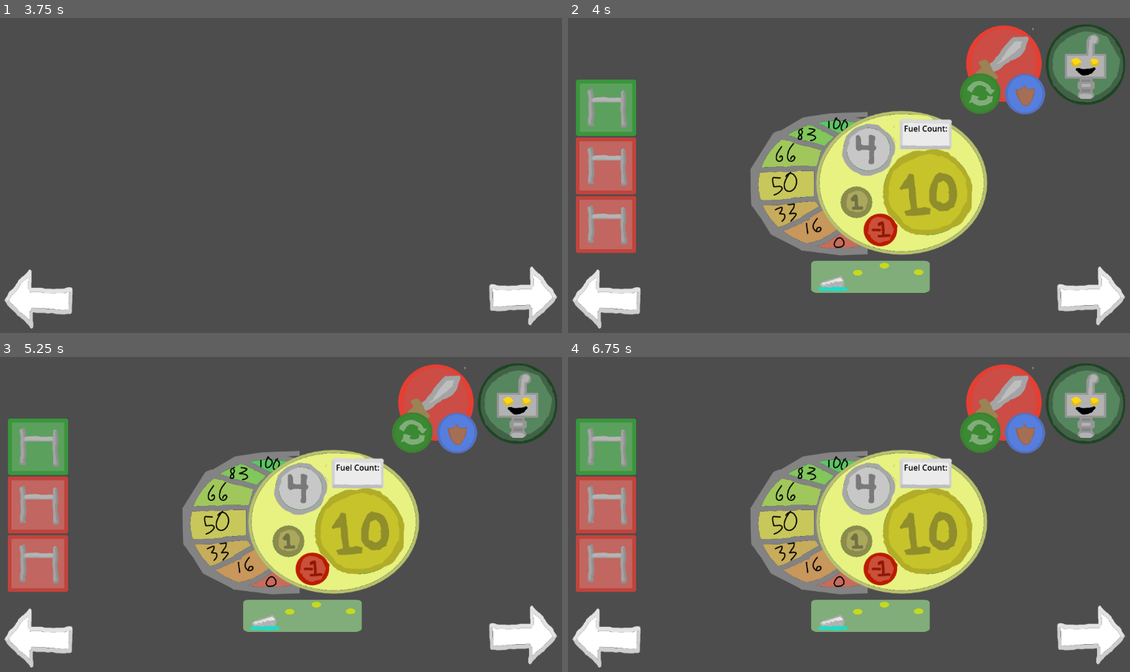
Above: before the commit, frames 1-4 (two rows, left to right).
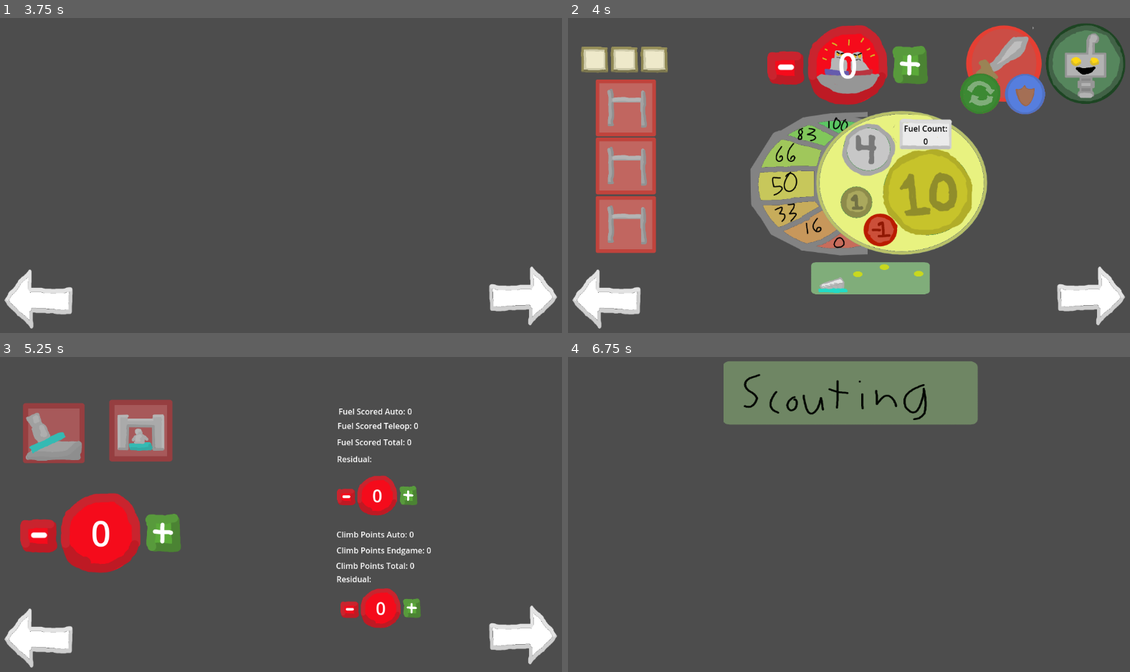
Above: after the commit, the same moments.

Repository: frc6357/ScoutingPass2026
Game: Godot game, scene res://Scenes/main.tscn
Same seed, same stepped clock (60 frames per second), same inputs: the game is played once before the commit and once after it.
Inputs:
- Up to frame 1 (3.75 s): tap Enter at 0.5, 2, 3.5 s; tap Space (disabled) at 0.6, 1.25, 2.3, 2.75 s; tap 3 (endgame) at 0.8, 1.35, 3.05 s; tap 2 (teleop) at 1.55, 2.1 s; tap 1 (auto) at 2.85 s; tap D (defense_n) at 3.6 s
- Up to frame 2 (4 s): tap 2 (teleop) at 3.8 s
- Up to frame 3 (5.25 s): tap Space (disabled) at 4.25, 4.35 s; tap 3 (endgame) at 5.1 s
- Up to frame 4 (6.75 s): tap 5 (final) at 5.85 s; tap 2 (teleop) at 6.05 s; tap M (main) at 6.6 s

Frame 1 is identical in both runs. In frame 2, 12% of the frame differs, in the area x 1-99%, y 1-88%; in frame 3, 38%; in frame 4, 41%, in the area x 0-100%, y 1-99%.
Error before the commit: Invalid access to property or key 'fuel_t' on a base object of type 'Node2D'. (res://Scripts/match_scouting_2.gd:17)

Commit message:
Update match_scouting2.tscn
eee

Diff:
--- a/Scenes/match_scouting2.tscn
+++ b/Scenes/match_scouting2.tscn
@@ -1,14 +1,15 @@
-[gd_scene load_steps=44 format=3 uid="uid://qo77a3fgbfyq"]
+[gd_scene load_steps=54 format=3 uid="uid://qo77a3fgbfyq"]
 
 [ext_resource type="Script" path="res://Scripts/match_scouting_2.gd" id="1_abj35"]
 [ext_resource type="PackedScene" uid="uid://dyich51qwix0q" path="res://Scenes/qr_code_generator.tscn" id="2_73pei"]
 [ext_resource type="PackedScene" uid="uid://b4uye4bit4uft" path="res://Scenes/data_storage.tscn" id="3_vau7e"]
-[ext_resource type="Script" path="res://Scenes/data_storage.gd" id="4_qhi3p"]
-[ext_resource type="Script" path="res://Scenes/timer.gd" id="4_r62gf"]
+[ext_resource type="Script" path="res://Scripts/data_storage.gd" id="4_qhi3p"]
+[ext_resource type="Script" path="res://Scripts/timer.gd" id="4_r62gf"]
 [ext_resource type="Texture2D" uid="uid://c7c1g1oahybe7" path="res://Assets/arrow.png" id="5_b1js0"]
-[ext_resource type="Script" path="res://Scenes/disabled.gd" id="5_nuj6h"]
+[ext_resource type="Script" path="res://Scripts/disabled.gd" id="5_nuj6h"]
+[ext_resource type="Texture2D" uid="uid://ce1pw32vl8dq0" path="res://Assets/fouls.png" id="6_dd5k5"]
 [ext_resource type="Texture2D" uid="uid://dw5vhhsnrqnv3" path="res://Assets/disabled_button.png" id="6_j6wy3"]
-[ext_resource type="Script" path="res://Scenes/defense.gd" id="6_rfpmv"]
+[ext_resource type="Script" path="res://Scripts/defense.gd" id="6_rfpmv"]
 [ext_resource type="Texture2D" uid="uid://cndlrfbqlrqjg" path="res://Assets/happy_button.png" id="7_gawtn"]
 [ext_resource type="Texture2D" uid="uid://bxb7nfmddii8a" path="res://Assets/defense_button.png" id="10_2o2cp"]
 [ext_resource type="Texture2D" uid="uid://dgxktb01y1rsw" path="res://Assets/offense_button.png" id="11_tphem"]
@@ -17,11 +18,18 @@
 [ext_resource type="Texture2D" uid="uid://dfae4s0ohqldf" path="res://Assets/Fuel buttons.png" id="14_i80bh"]
 [ext_resource type="Texture2D" uid="uid://dpr8sh7wwv6y7" path="res://Assets/scale.png" id="14_jwefq"]
 [ext_resource type="Texture2D" uid="uid://ckew74hdxpglq" path="res://Assets/shot.png" id="17_66qr2"]
-[ext_resource type="Script" path="res://Scenes/climb.gd" id="18_1qhxq"]
+[ext_resource type="Script" path="res://Scripts/climb.gd" id="18_1qhxq"]
 [ext_resource type="Texture2D" uid="uid://kfwbqxtkqtij" path="res://Assets/climb_button.png" id="18_feivl"]
 [ext_resource type="Texture2D" uid="uid://b6dw47ew813kr" path="res://Assets/climb_button2.png" id="19_owdi5"]
+[ext_resource type="Texture2D" uid="uid://bl8cprb4q61ob" path="res://Assets/eeeeee.png" id="21_jdbke"]
+[ext_resource type="Texture2D" uid="uid://bfmnlhyre3gtx" path="res://Assets/eeeee.png" id="22_vojk2"]
+[ext_resource type="Texture2D" uid="uid://b3nhnwxg12h6a" path="res://Assets/pinning.png" id="24_eoqjh"]
 
 [sub_resource type="CircleShape2D" id="CircleShape2D_5wm3b"]
+
+[sub_resource type="RectangleShape2D" id="RectangleShape2D_d2dnv"]
+
+[sub_resource type="RectangleShape2D" id="RectangleShape2D_eqbex"]
 
 [sub_resource type="CircleShape2D" id="CircleShape2D_ghwsc"]
 radius = 80.0
@@ -177,6 +185,31 @@
 "name": &"yes",
 "speed": 5.0
 }]
+
+[sub_resource type="RectangleShape2D" id="RectangleShape2D_dxtap"]
+
+[sub_resource type="SpriteFrames" id="SpriteFrames_hdel7"]
+animations = [{
+"frames": [{
+"duration": 1.0,
+"texture": ExtResource("21_jdbke")
+}],
+"loop": true,
+"name": &"off",
+"speed": 5.0
+}, {
+"frames": [{
+"duration": 1.0,
+"texture": ExtResource("22_vojk2")
+}],
+"loop": true,
+"name": &"on",
+"speed": 5.0
+}]
+
+[sub_resource type="RectangleShape2D" id="RectangleShape2D_gtqjb"]
+
+[sub_resource type="RectangleShape2D" id="RectangleShape2D_nac2t"]
 
 [node name="MatchScouting" type="Node2D"]
 script = ExtResource("1_abj35")
@@ -210,7 +243,36 @@
 scale = Vector2(-0.078, 0.101)
 texture = ExtResource("5_b1js0")
 
+[node name="Fouls" type="Node2D" parent="Previous"]
+
+[node name="Sprite2D" type="Sprite2D" parent="Previous/Fouls"]
+position = Vector2(-362, 20)
+scale = Vector2(0.664, 0.664)
+texture = ExtResource("6_dd5k5")
+
+[node name="Label" type="Label" parent="Previous/Fouls"]
+offset_left = -418.0
+offset_top = -17.0
+offset_right = -313.0
+offset_bottom = 113.0
+theme_override_font_sizes/font_size = 70
+text = "0"
+horizontal_alignment = 1
+
+[node name="plus" type="TouchScreenButton" parent="Previous/Fouls"]
+position = Vector2(-243, 29)
+scale = Vector2(3, 3)
+shape = SubResource("RectangleShape2D_d2dnv")
+action = "foul+"
+
+[node name="minus" type="TouchScreenButton" parent="Previous/Fouls"]
+position = Vector2(-491, 33)
+scale = Vector2(3, 3)
+shape = SubResource("RectangleShape2D_eqbex")
+action = "foul-"
+
 [node name="Disabled" type="Node2D" parent="."]
+position = Vector2(0, -2)
 script = ExtResource("5_nuj6h")
 
 [node name="TouchScreenButton" type="TouchScreenButton" parent="Disabled"]
@@ -363,7 +425,7 @@
 metadata/_edit_use_anchors_ = true
 
 [node name="shots_image" type="Sprite2D" parent="Fuel"]
-position = Vector2(320, 191)
+position = Vector2(320, 194)
 scale = Vector2(0.5, 0.3)
 texture = ExtResource("17_66qr2")
 
@@ -379,7 +441,7 @@
 script = ExtResource("18_1qhxq")
 
 [node name="L1" type="TouchScreenButton" parent="Climb"]
-position = Vector2(-490, 100)
+position = Vector2(-450, 100)
 scale = Vector2(5, 5)
 shape = SubResource("RectangleShape2D_j7vlw")
 action = "l1"
@@ -391,7 +453,7 @@
 animation = &"no"
 
 [node name="L2" type="TouchScreenButton" parent="Climb"]
-position = Vector2(-490, -20)
+position = Vector2(-450, -20)
 scale = Vector2(5, 5)
 shape = SubResource("RectangleShape2D_70ek2")
 action = "l2"
@@ -403,7 +465,7 @@
 animation = &"no"
 
 [node name="L3" type="TouchScreenButton" parent="Climb"]
-position = Vector2(-490, -147)
+position = Vector2(-450, -147)
 scale = Vector2(5, 5)
 shape = SubResource("RectangleShape2D_myw4h")
 action = "l3"
@@ -413,3 +475,65 @@
 scale = Vector2(0.085, 0.085)
 sprite_frames = SubResource("SpriteFrames_fn5eb")
 animation = &"yes"
+
+[node name="left" type="TouchScreenButton" parent="Climb"]
+position = Vector2(-515, -240)
+scale = Vector2(2.5, 2.5)
+shape = SubResource("RectangleShape2D_dxtap")
+action = "left"
+
+[node name="AnimatedSprite2D" type="AnimatedSprite2D" parent="Climb/left"]
+scale = Vector2(0.05, 0.05)
+sprite_frames = SubResource("SpriteFrames_hdel7")
+animation = &"off"
+
+[node name="right" type="TouchScreenButton" parent="Climb"]
+position = Vector2(-395, -240)
+scale = Vector2(2.5, 2.5)
+shape = SubResource("RectangleShape2D_gtqjb")
+action = "right"
+
+[node name="AnimatedSprite2D2" type="AnimatedSprite2D" parent="Climb/right"]
+scale = Vector2(0.05, 0.05)
+sprite_frames = SubResource("SpriteFrames_hdel7")
+animation = &"on"
+
+[node name="center" type="TouchScreenButton" parent="Climb"]
+position = Vector2(-455, -240)
+scale = Vector2(2.5, 2.5)
+shape = SubResource("RectangleShape2D_nac2t")
+action = "center"
+
+[node name="AnimatedSprite2D3" type="AnimatedSprite2D" parent="Climb/center"]
+scale = Vector2(0.05, 0.05)
+sprite_frames = SubResource("SpriteFrames_hdel7")
+animation = &"on"
+
+[node name="Pinning" type="Node2D" parent="."]
+position = Vector2(360, -260)
+
+[node name="Sprite2D" type="Sprite2D" parent="Pinning"]
+position = Vector2(-362, 20)
+scale = Vector2(0.664, 0.664)
+texture = ExtResource("24_eoqjh")
+
+[node name="Label" type="Label" parent="Pinning"]
+offset_left = -418.0
+offset_top = -17.0
+offset_right = -313.0
+offset_bottom = 113.0
+theme_override_font_sizes/font_size = 70
+text = "0"
+horizontal_alignment = 1
+
+[node name="plus" type="TouchScreenButton" parent="Pinning"]
+position = Vector2(-243, 29)
+scale = Vector2(3, 3)
+shape = SubResource("RectangleShape2D_d2dnv")
+action = "pin+"
+
+[node name="minus" type="TouchScreenButton" parent="Pinning"]
+position = Vector2(-491, 33)
+scale = Vector2(3, 3)
+shape = SubResource("RectangleShape2D_eqbex")
+action = "pin-"
